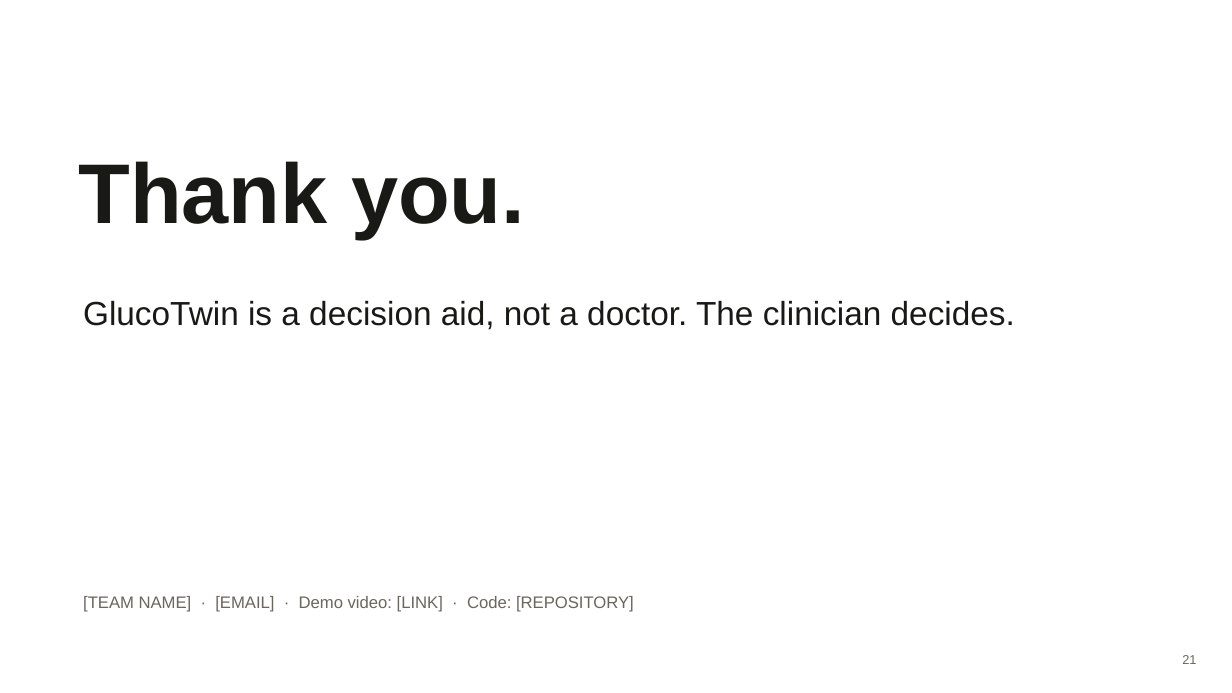
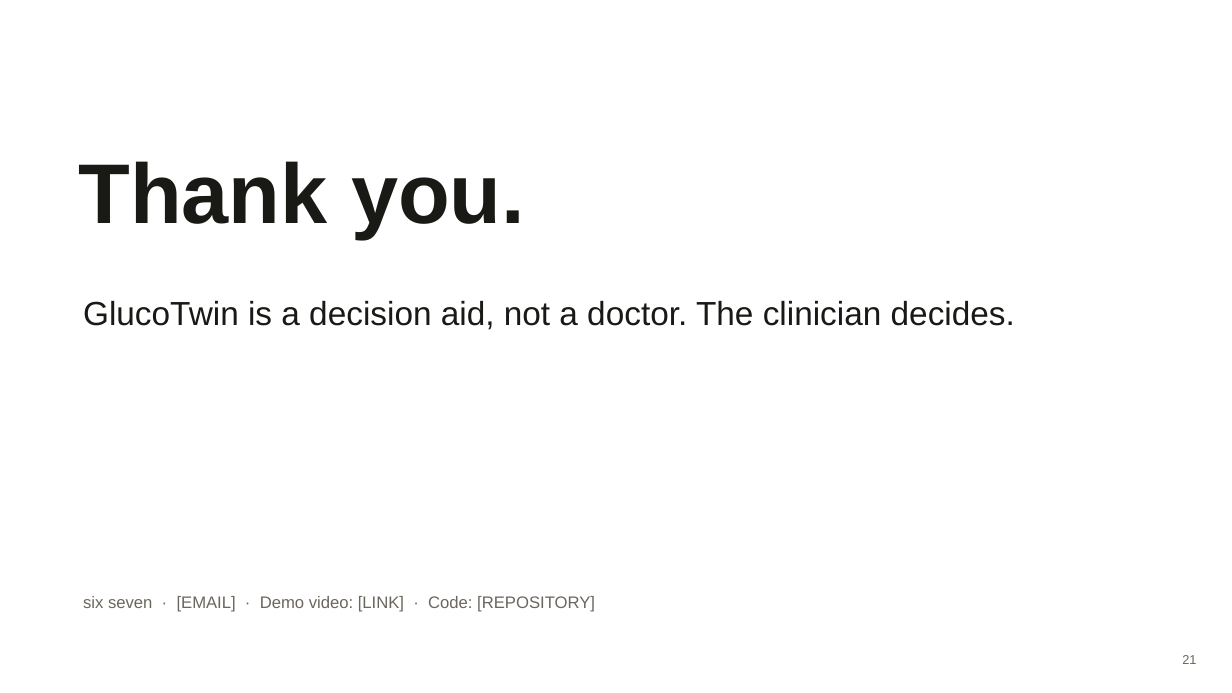
Before and after one commit to PrachiMaan/gluco-twin, a slide deck: slide 21 of docs/presentation.pptx. Drawn at 1232x693 pixels with LibreOffice and Linux fonts; fonts in the diff are those of the drawing. Boxes give left, top, right and bottom in pixels: in the first picture for what was removed or moved away, otherwise in the second. Text is boxed around its words. In the diff, an @@ line names an element or a change of style, - is before the commit and + after.

Commit message:
Freebuff: In read me i need - all of these , team name - six seven...

```diff
--- a/docs/presentation.pptx
+++ b/docs/presentation.pptx
@@ text at bbox=[83, 596, 595, 612]: text changed @@
-[TEAM NAME] · [EMAIL] · Demo video: [LINK] · Code: [REPOSITORY]
+six seven · [EMAIL] · Demo video: [LINK] · Code: [REPOSITORY]
```
Also in this commit, not shown: 1 other slide changed, 6 other files.
